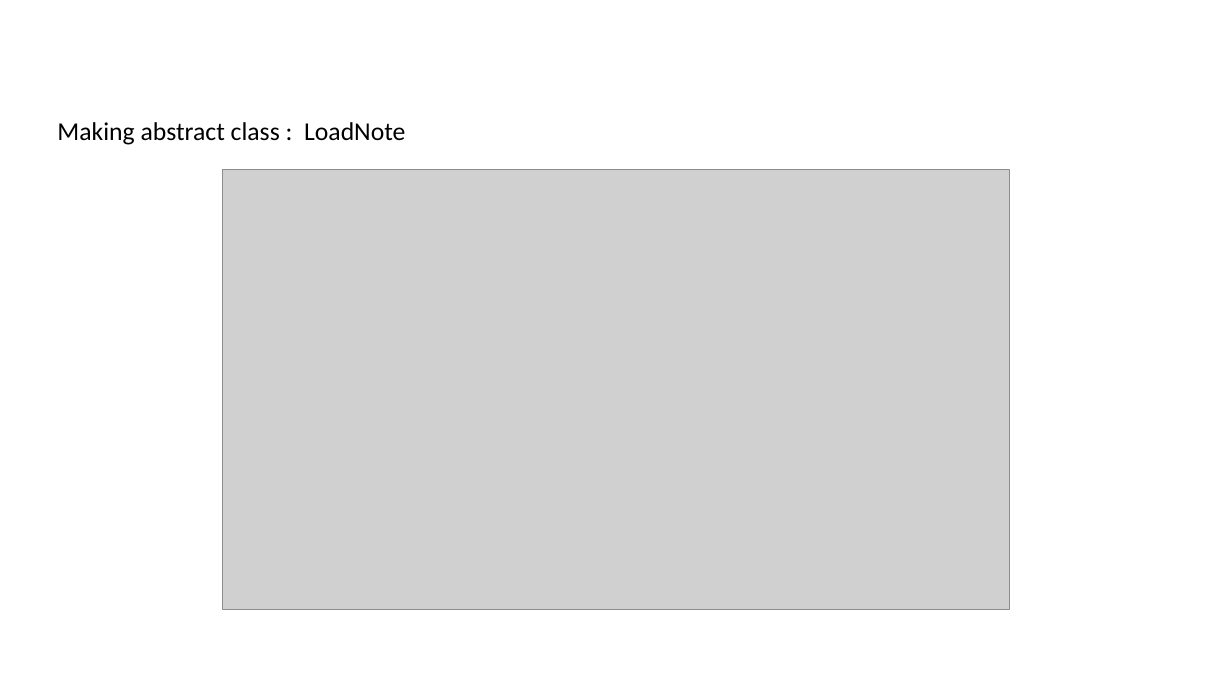
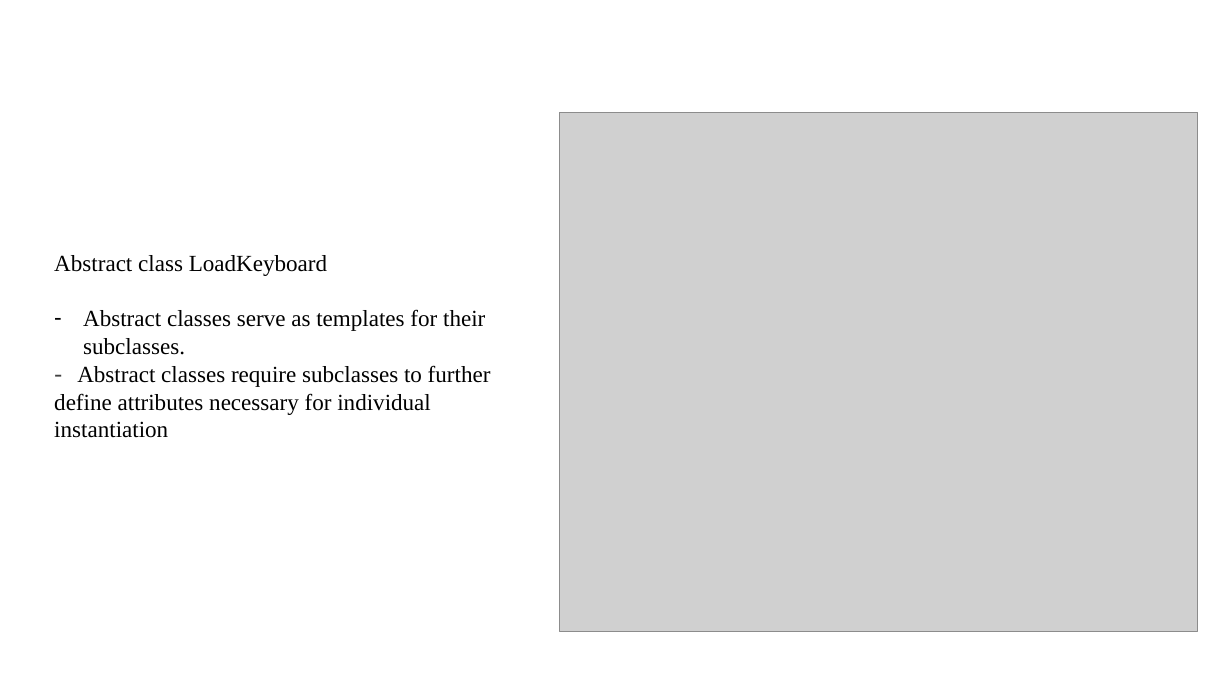
Before and after one commit to giangNT1609/SimplePianoJavaApp, a slide deck: slide 8 of presentation/OOP.pptx. Drawn at 1232x693 pixels with LibreOffice and Linux fonts; fonts in the diff are those of the drawing; grey boxes stand for pictures; background and template pictures are left out. Boxes give left, top, right and bottom in pixels: in the first picture for what was removed or moved away, otherwise in the second. Text is boxed around its words. In the diff, an @@ line names an element or a change of style, - is before the commit and + after.

```diff
--- a/presentation/OOP.pptx
+++ b/presentation/OOP.pptx
@@ picture added at [560, 112, 1198, 631] @@
@@ text removed at [57, 122, 405, 145] @@
-Making abstract class : LoadNote
@@ picture removed at [222, 169, 1009, 609] @@
@@ text added at [54, 255, 491, 438], 18 pt, text #000000 @@
+Abstract class LoadKeyboard
+– Abstract classes serve as templates for their subclasses.
+- Abstract classes require subclasses to further define attributes necessary for individual instantiation
```
Also in this commit, not shown: 5 other slides changed, 1 slide added, 1 slide removed, 22 other files.
